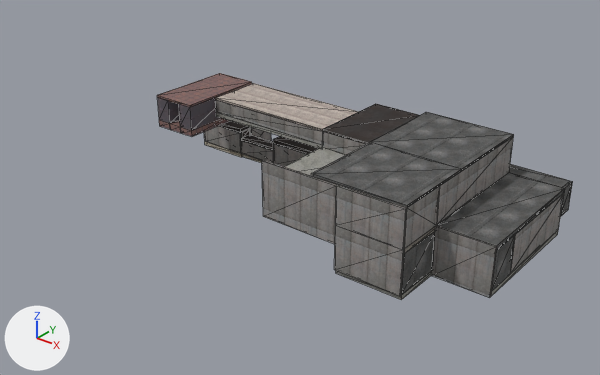
The glTF model resources/maps/06/Untitled.glb: old version first, new version second.
Before and after are seen from a camera (50 mm lens) standing at (3652.0, -4562.0, 2638.0) and looking at (504.0, -627.0, 198.0). Every picture has the same lights, and +X, +Y and +Z are marked at lower left. The picture after the commit comes second. Mesh edges are drawn as thin lines. Where no turn or scale is listed for an object, it has been applied to the vertices.

The first picture shows 'entity0_brush10', 'entity0_brush123', 'entity0_brush124', 'entity0_brush126', 'entity0_brush155', 'entity0_brush157', 'entity0_brush159', 'entity0_brush176', 'entity0_brush179', 'entity0_brush180', 'entity0_brush27', 'entity0_brush73' and 28 more.
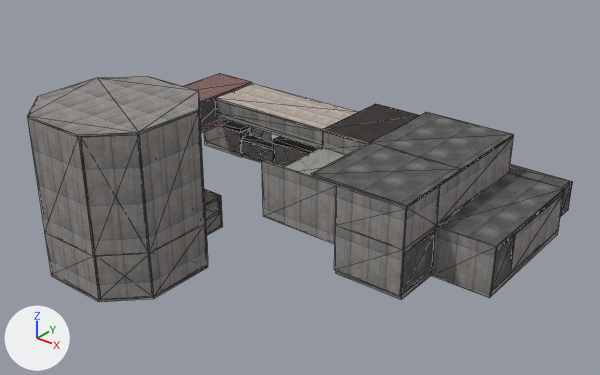
The change, as a list of edits to the scene's bpy script:
```text
Add ob_entity0_brush221:
    ob_entity0_brush221 = bpy.data.objects.new('entity0_brush221', me_entity0_brush221)  # 8 vertices, 12 faces; spans x -400.0..-384.0, y -736.0..-512.0, z -336.0..-208.0; in mat_conc_slabs01_c (picture img_conc_slabs01_c)
    ob_entity0_brush221.location = (0.0, 0.0, 0.0)
Add ob_entity0_brush220:
    ob_entity0_brush220 = bpy.data.objects.new('entity0_brush220', me_entity0_brush220)  # 6 vertices, 8 faces; spans x -528.0..-384.0, y -512.0..-496.0, z -336.0..-208.0; in mat_conc_slabs01_c (picture img_conc_slabs01_c)
    ob_entity0_brush220.location = (0.0, 0.0, 0.0)
Add ob_entity0_brush218:
    ob_entity0_brush218 = bpy.data.objects.new('entity0_brush218', me_entity0_brush218)  # 8 vertices, 12 faces; spans x -304.0..-48.0, y -992.0..-736.0, z -448.0..-112.0; in mat_conc_slabs01_c (picture img_conc_slabs01_c)
    ob_entity0_brush218.location = (0.0, 0.0, 0.0)
Add ob_entity0_brush217:
    ob_entity0_brush217 = bpy.data.objects.new('entity0_brush217', me_entity0_brush217)  # a box spanning x -64.0..-48.0, y -1504.0..-992.0, z -448.0..-112.0; in mat_conc_slabs01_c (picture img_conc_slabs01_c)
    ob_entity0_brush217.location = (0.0, 0.0, 0.0)
Add ob_entity0_brush216:
    ob_entity0_brush216 = bpy.data.objects.new('entity0_brush216', me_entity0_brush216)  # 8 vertices, 12 faces; spans x -304.0..-48.0, y -1760.0..-1504.0, z -448.0..-112.0; in mat_conc_slabs01_c (picture img_conc_slabs01_c)
    ob_entity0_brush216.location = (0.0, 0.0, 0.0)
Add ob_entity0_brush215:
    ob_entity0_brush215 = bpy.data.objects.new('entity0_brush215', me_entity0_brush215)  # a box spanning x -816.0..-304.0, y -1760.0..-1744.0, z -448.0..-112.0; in mat_conc_slabs01_c (picture img_conc_slabs01_c)
    ob_entity0_brush215.location = (0.0, 0.0, 0.0)
Add ob_entity0_brush211:
    ob_entity0_brush211 = bpy.data.objects.new('entity0_brush211', me_entity0_brush211)  # a box spanning x -736.0..-384.0, y -736.0..-496.0, z -208.0..-192.0; in mat_conc_slabs01_c (picture img_conc_slabs01_c)
    ob_entity0_brush211.location = (0.0, 0.0, 0.0)
Add ob_entity0_brush209:
    ob_entity0_brush209 = bpy.data.objects.new('entity0_brush209', me_entity0_brush209)  # a box spanning x -736.0..-384.0, y -736.0..-496.0, z -464.0..-448.0; in mat_conc_slabs01_c (picture img_conc_slabs01_c)
    ob_entity0_brush209.location = (0.0, 0.0, 0.0)
Add ob_entity0_brush208:
    ob_entity0_brush208 = bpy.data.objects.new('entity0_brush208', me_entity0_brush208)  # 6 vertices, 8 faces; spans x -512.0..-384.0, y -736.0..-496.0, z -448.0..-336.0; in mat_conc_slabs01_c (picture img_conc_slabs01_c)
    ob_entity0_brush208.location = (0.0, 0.0, 0.0)
Add ob_entity0_brush207:
    ob_entity0_brush207 = bpy.data.objects.new('entity0_brush207', me_entity0_brush207)  # a box spanning x -736.0..-384.0, y -496.0..-480.0, z -464.0..-192.0; in mat_conc_slabs01_c (picture img_conc_slabs01_c)
    ob_entity0_brush207.location = (0.0, 0.0, 0.0)
Add ob_entity0_brush189:
    ob_entity0_brush189 = bpy.data.objects.new('entity0_brush189', me_entity0_brush189)  # 8 vertices, 12 faces; spans x -304.0..-48.0, y -1760.0..-1504.0, z -112.0..720.0; in mat_conc_slabs01_c (picture img_conc_slabs01_c)
    ob_entity0_brush189.location = (0.0, 0.0, 0.0)
Add ob_entity0_brush188:
    ob_entity0_brush188 = bpy.data.objects.new('entity0_brush188', me_entity0_brush188)  # 8 vertices, 12 faces; spans x -304.0..-48.0, y -992.0..-736.0, z -112.0..720.0; in mat_conc_slabs01_c (picture img_conc_slabs01_c)
    ob_entity0_brush188.location = (0.0, 0.0, 0.0)
Add ob_entity0_brush187:
    ob_entity0_brush187 = bpy.data.objects.new('entity0_brush187', me_entity0_brush187)  # a box spanning x -64.0..-48.0, y -1504.0..-992.0, z -112.0..720.0; in mat_conc_slabs01_c (picture img_conc_slabs01_c)
    ob_entity0_brush187.location = (0.0, 0.0, 0.0)
Add ob_entity0_brush183:
    ob_entity0_brush183 = bpy.data.objects.new('entity0_brush183', me_entity0_brush183)  # a box spanning x -816.0..-304.0, y -1760.0..-1744.0, z -112.0..720.0; in mat_conc_slabs01_c (picture img_conc_slabs01_c)
    ob_entity0_brush183.location = (0.0, 0.0, 0.0)
Add ob_entity0_brush182:
    ob_entity0_brush182 = bpy.data.objects.new('entity0_brush182', me_entity0_brush182)  # 16 vertices, 28 faces; spans x -1072.0..-48.0, y -1760.0..-736.0, z -464.0..-448.0; in mat_conc_slabs01_c (picture img_conc_slabs01_c)
    ob_entity0_brush182.location = (0.0, 0.0, 0.0)
Add ob_entity0_brush181:
    ob_entity0_brush181 = bpy.data.objects.new('entity0_brush181', me_entity0_brush181)  # 16 vertices, 28 faces; spans x -1072.0..-48.0, y -1760.0..-736.0, z 720.0..736.0; in mat_conc_slabs01_c (picture img_conc_slabs01_c)
    ob_entity0_brush181.location = (0.0, 0.0, 0.0)
```

What differs and where, as boxes (x1, y1, x2, y2) in the pictures (600 x 375 px):
'entity0_brush181', added
    after: (27, 76, 199, 137)
'entity0_brush189', added
    after: (78, 135, 150, 256)
'entity0_brush187', added
    after: (139, 111, 205, 253)
'entity0_brush183', added
    after: (28, 118, 93, 256)
'entity0_brush216', added
    after: (93, 253, 154, 300)
'entity0_brush217', added
    after: (150, 224, 208, 296)
'entity0_brush215', added
    after: (45, 233, 99, 300)
'entity0_brush182', added
    after: (51, 261, 208, 302)
'entity0_brush221', added
    after: (205, 199, 219, 220)
'entity0_brush208', added
    after: (206, 213, 221, 233)
'entity0_brush211', added (mostly hidden)
    after: (204, 190, 220, 205)
'entity0_brush188', added
    after: (199, 106, 205, 212)
'entity0_brush207', added
    after: (204, 189, 223, 227)
'entity0_brush218', added
    after: (205, 214, 207, 247)
'entity0_brush209', added (mostly hidden)
    after: (207, 226, 221, 235)
'entity0_brush220', added
    after: (219, 198, 221, 213)
